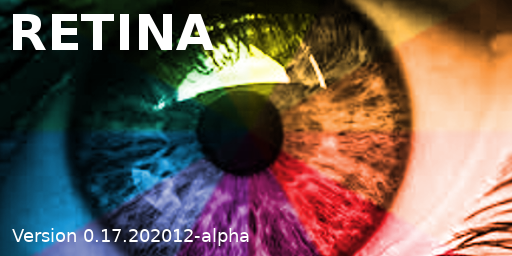
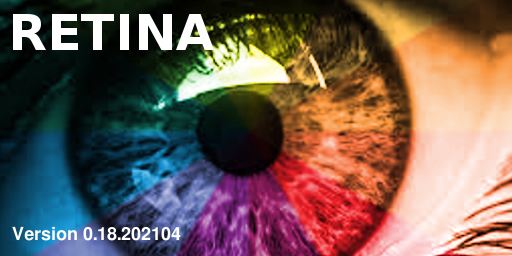
Revision of a layered 512px x 256px image; what changed, layer by layer:
renamed "Version 0.17.202012-alpha" to "Version 0.18.202104", painted on it over (12, 226, 249, 246)
